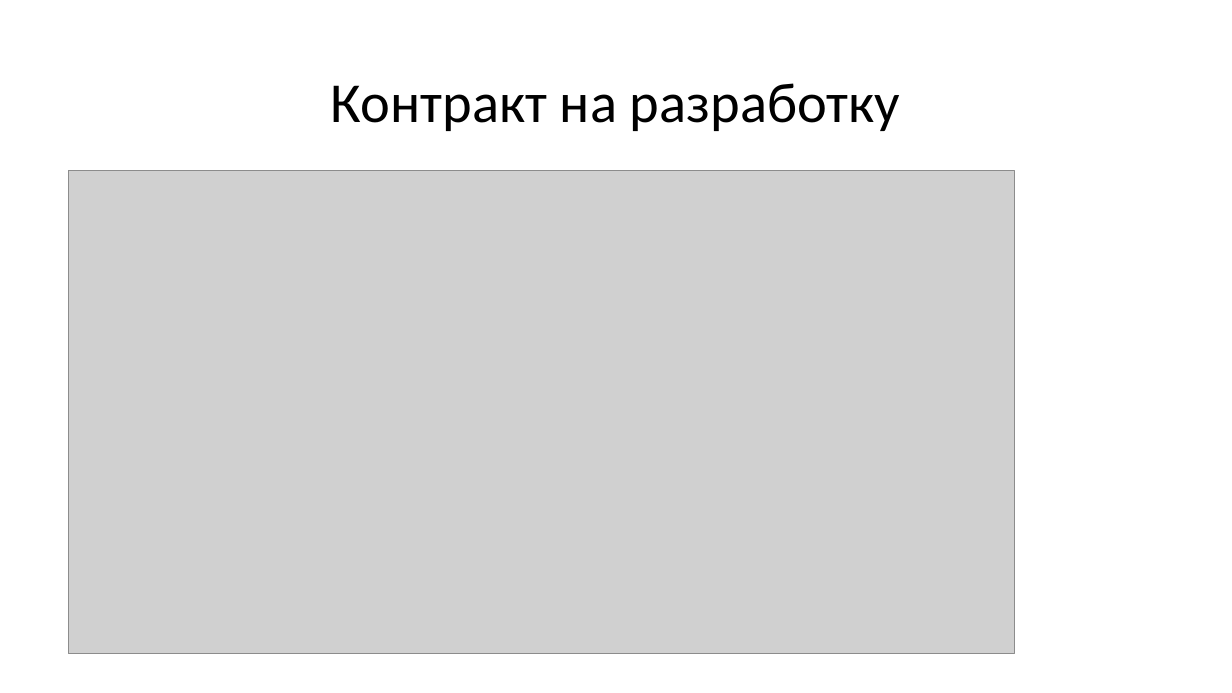
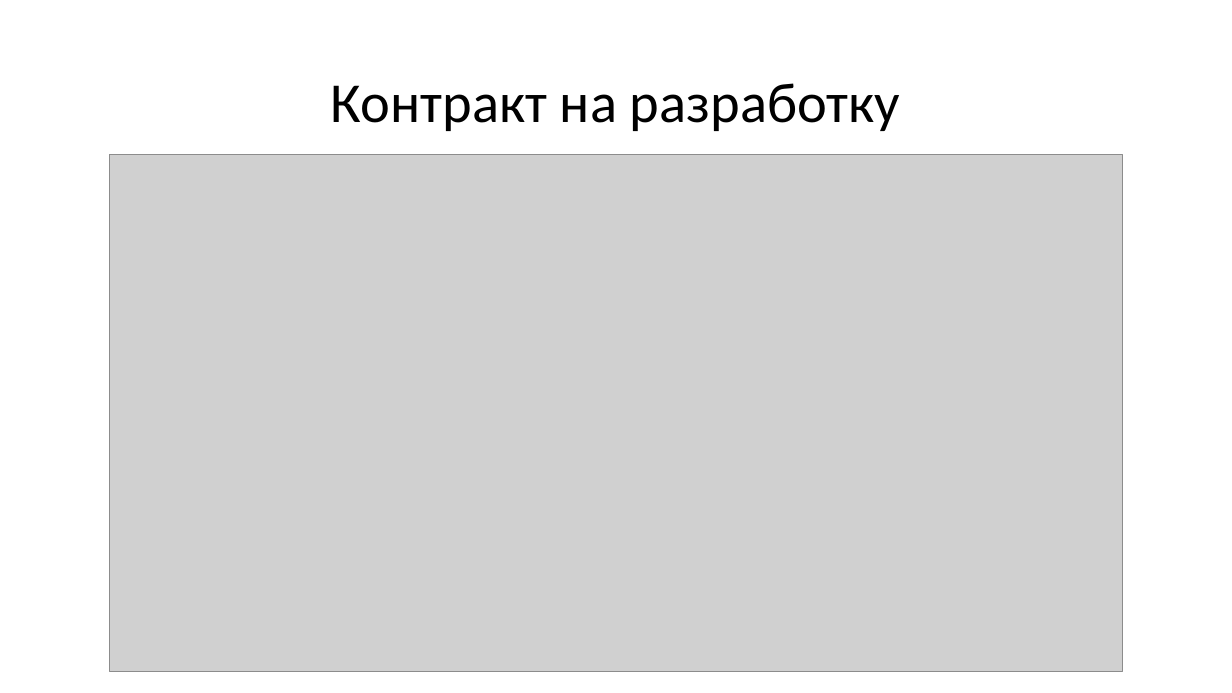
Before and after one commit to mcdodik20008/docs, a slide deck: slide 4 of Презентация.pptx. Drawn at 1232x693 pixels with LibreOffice and Linux fonts; fonts in the diff are those of the drawing; grey boxes stand for pictures. Boxes give left, top, right and bottom in pixels: in the first picture for what was removed or moved away, otherwise in the second. Text is boxed around its words. In the diff, an @@ line names an element or a change of style, - is before the commit and + after.

```diff
--- a/Презентация.pptx
+++ b/Презентация.pptx
@@ title "Контракт на разработку" at [331, 83, 900, 131]: text colour #000000 to #303030 @@
@@ picture: place and size @@
-picture at [68, 171, 1015, 654]
+picture at [110, 154, 1123, 672]
```
Also in this commit, not shown: 14 other slides changed, 3 slides added.
